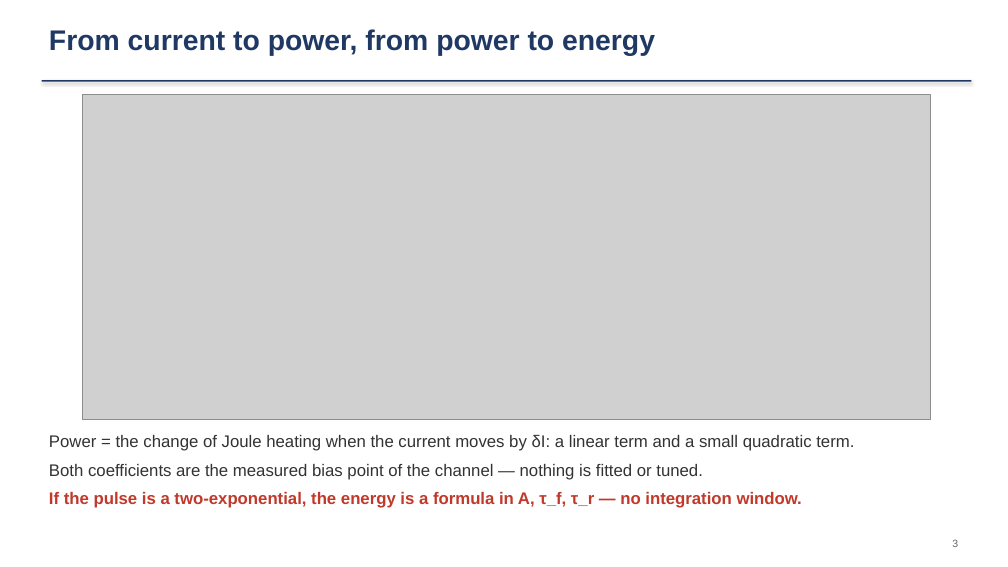
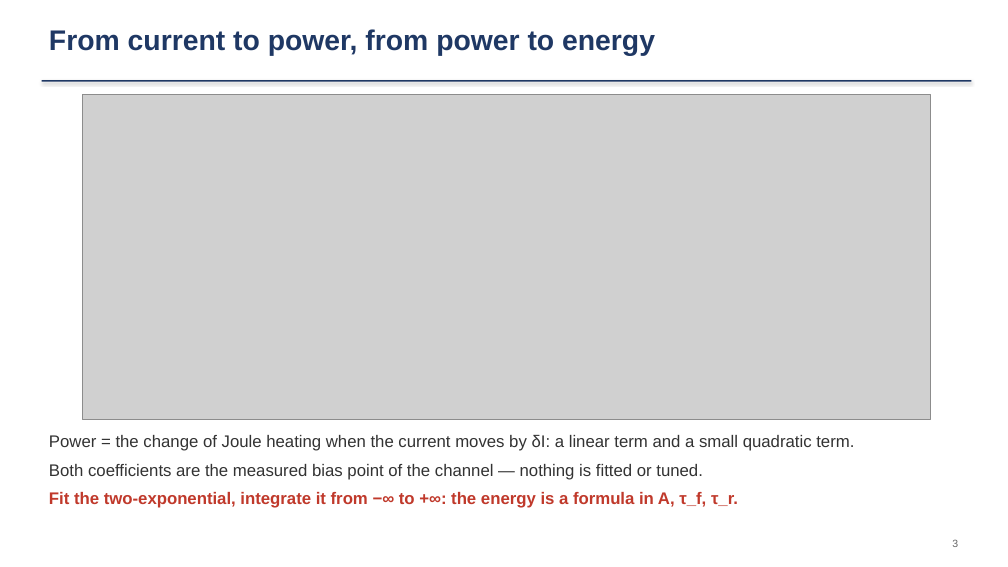
Before and after one commit to ZhihengLi0/urop, a slide deck: slide 3 of snolab/collection_efficiency/presentation/SNOLAB_R4_collection_efficiency_20260910.pptx. Drawn at 1008x567 pixels with LibreOffice and Linux fonts; fonts in the diff are those of the drawing; grey boxes stand for pictures. Boxes give left, top, right and bottom in pixels: in the first picture for what was removed or moved away, otherwise in the second. Text is boxed around its words. In the diff, an @@ line names an element or a change of style, - is before the commit and + after.

```diff
--- a/snolab/collection_efficiency/presentation/SNOLAB_R4_collection_efficiency_20260910.pptx
+++ b/snolab/collection_efficiency/presentation/SNOLAB_R4_collection_efficiency_20260910.pptx
@@ text at [49, 492, 738, 508]: text changed @@
-If the pulse is a two-exponential, the energy is a formula in A, τ_f, τ_r — no integration window.
+Fit the two-exponential, integrate it from −∞ to +∞: the energy is a formula in A, τ_f, τ_r.
```
Also in this commit, not shown: 1 other slide changed, 10 other files.
